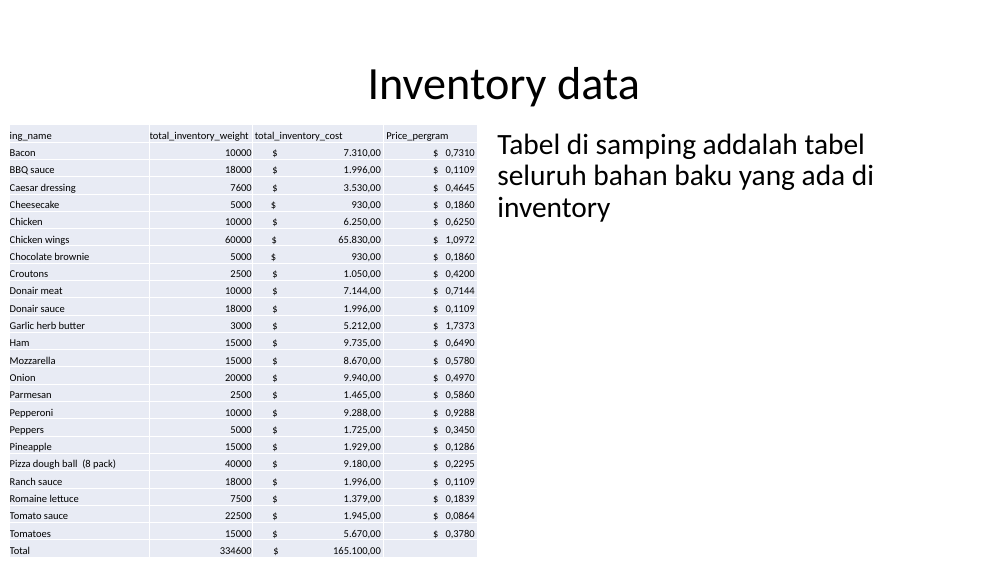
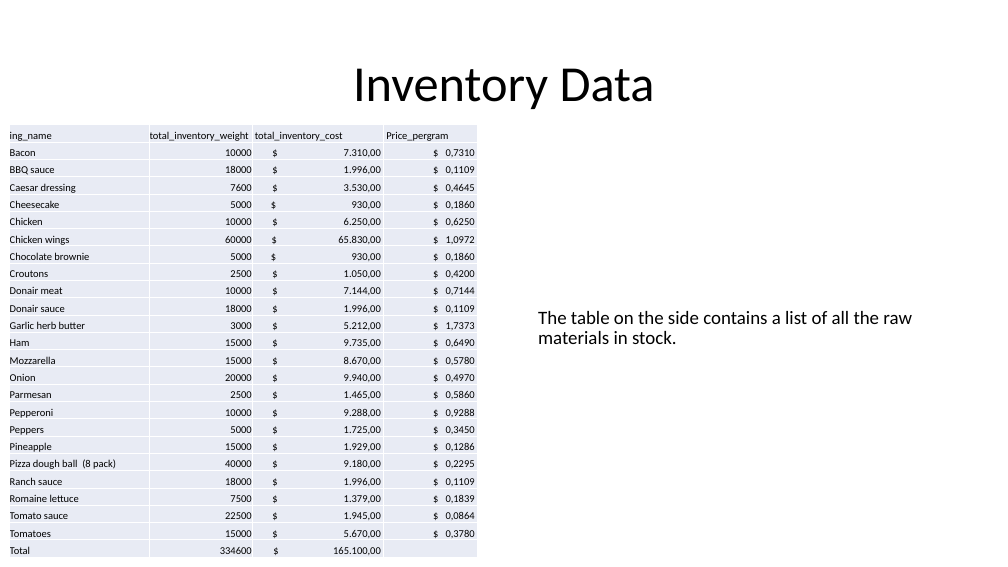
Before and after one commit to Halaholo61/Pizza-king-Stock-Optimization, a slide deck: slide 6 of MANAJEMEN OPTIMASI STOCK PIZZA KING.pptx. Drawn at 1008x567 pixels with LibreOffice and Linux fonts; fonts in the diff are those of the drawing. Boxes give left, top, right and bottom in pixels: in the first picture for what was removed or moved away, otherwise in the second. Text is boxed around its words. In the diff, an @@ line names an element or a change of style, - is before the commit and + after.

```diff
--- a/MANAJEMEN OPTIMASI STOCK PIZZA KING.pptx
+++ b/MANAJEMEN OPTIMASI STOCK PIZZA KING.pptx
@@ title at [353,68,655,109]: text changed; size 44 to 48 pt @@
-Inventory data
+Inventory Data
@@ text at [538,311,912,344]: text changed; size 28 to 18 pt @@
-Tabel di samping addalah tabel seluruh bahan baku yang ada di inventory
+The table on the side contains a list of all the raw materials in stock.
```
Also in this commit, not shown: 2 other slides changed, 8 slides added, 8 slides removed, 3 other files.
